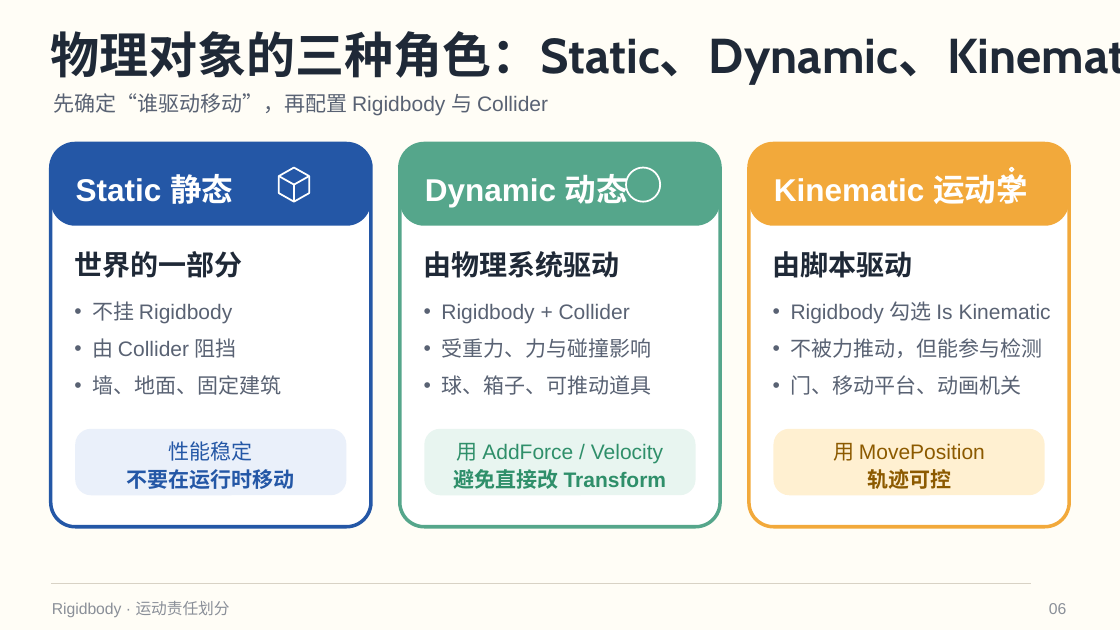
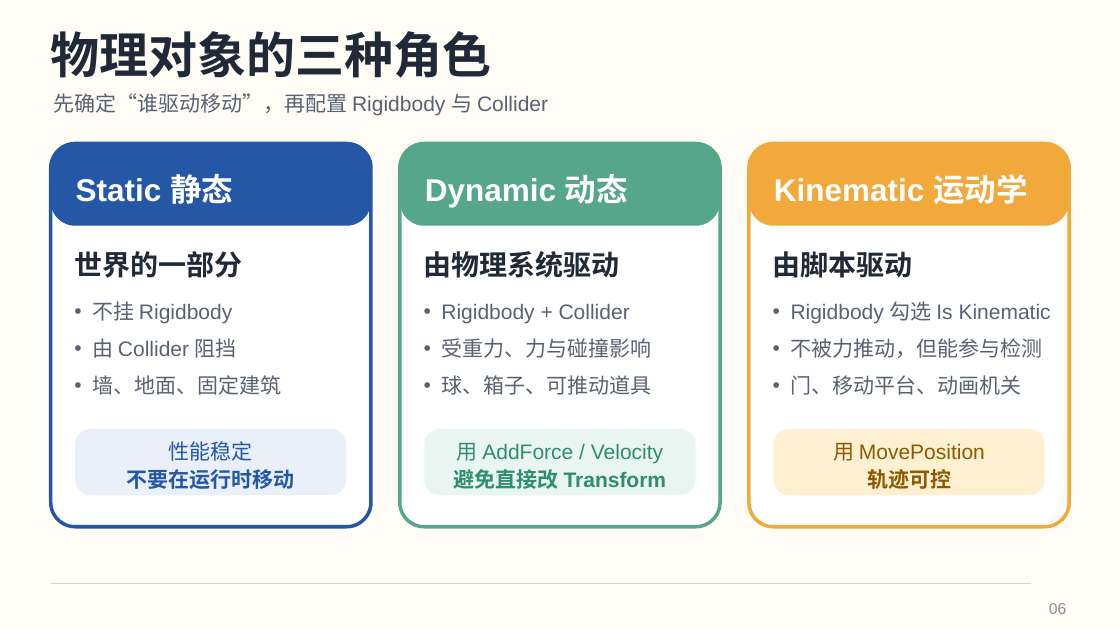
Before and after one commit to hakadao-max/Building, a slide deck: slide 6 of pdf/03_Unity基础_场景组件与打包.pptx. Drawn at 1120x630 pixels with LibreOffice and Linux fonts; fonts in the diff are those of the drawing. Boxes give left, top, right and bottom in pixels: in the first picture for what was removed or moved away, otherwise in the second. Text is boxed around its words. In the diff, an @@ line names an element or a change of style, - is before the commit and + after.

```diff
--- a/pdf/03_Unity基础_场景组件与打包.pptx
+++ b/pdf/03_Unity基础_场景组件与打包.pptx
@@ text at bbox=[51, 31, 492, 78]: text changed @@
-物理对象的三种角色：Static、Dynamic、Kinematic
+物理对象的三种角色
@@ group removed at bbox=[279, 167, 1022, 202]: 9 freeform shapes @@
@@ text removed at bbox=[52, 601, 230, 617] @@
-Rigidbody · 运动责任划分
```
Also in this commit, not shown: 11 other slides changed, 1 slide removed, 11 other files.
